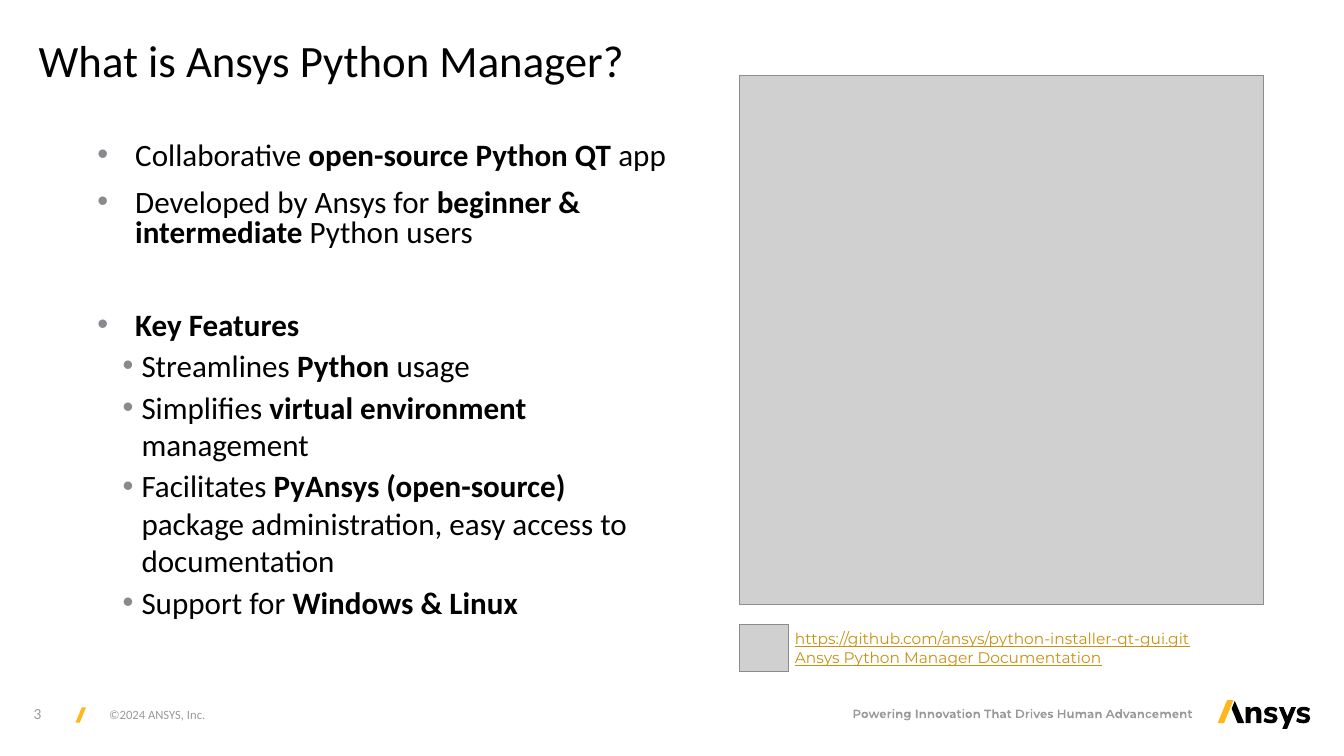
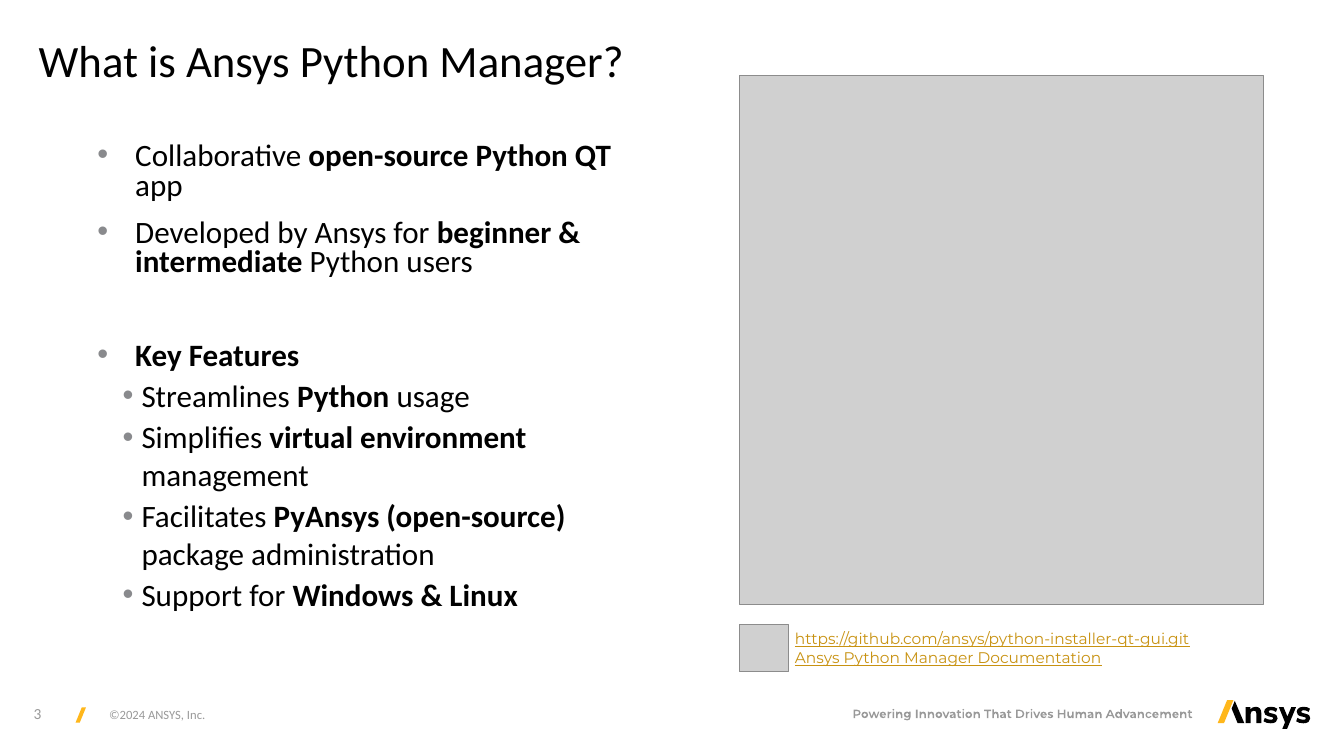
Before and after one commit to ansys/pycon-india-2024, a slide deck: slide 3 of Content/Ansys_Python_Manager_PyCon_India_2024.pptx. Drawn at 1344x756 pixels with LibreOffice and Linux fonts; fonts in the diff are those of the drawing; grey boxes stand for pictures. Boxes give left, top, right and bottom in pixels: in the first picture for what was removed or moved away, otherwise in the second. Text is boxed around its words. In the diff, an @@ line names an element or a change of style, - is before the commit and + after.

```diff
--- a/Content/Ansys_Python_Manager_PyCon_India_2024.pptx
+++ b/Content/Ansys_Python_Manager_PyCon_India_2024.pptx
@@ text at [142, 504, 565, 571]: text changed @@
-    • Facilitates PyAnsys (open-source) package administration, easy access to documentation
+    • Facilitates PyAnsys (open-source) package administration
```
Also in this commit, not shown: 3 other slides changed, 2 slides removed.
